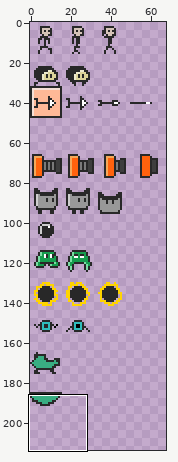
Sprite sheet, stored at assets/layers.png. The picture above shows the old version from afar; the outline marks the close-up.
Close-up. Before the commit:
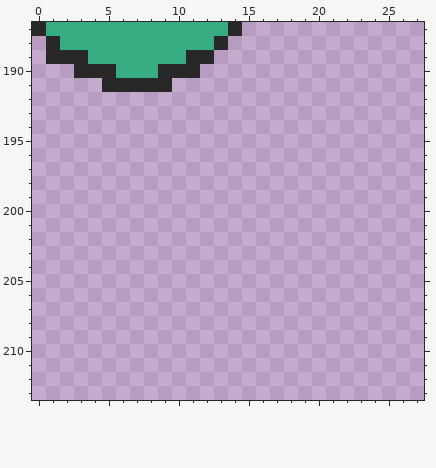
The file is 256x256 pixels. Shown: x 0..27, y 187..213. The wide view leaves out empty margins.
The same view after the edit:
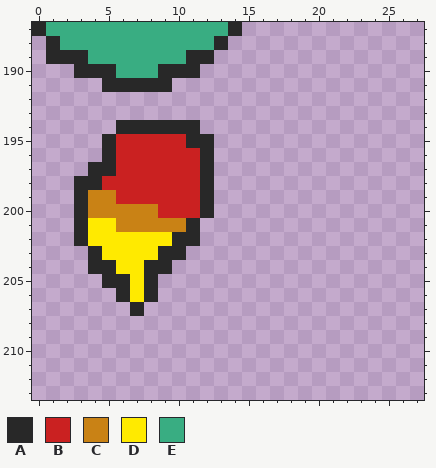
Palette (. is transparent): A #282828  B #ca2121  C #c98215  D #ffea00  E #39ad82
From old to new:
The author put colour A in row 194 at x 6 to 11; in row 195 at x 5 and 11 to 12; in row 196 at x 5 and 12; in row 197 at x 4 to 5 and 12; in row 198 at x 3 to 4 and 12; in rows 199 to 200 at x 3 and 12.
The author put colour A in row 201 at x 3 and 11; in row 202 at x 3 and 10 to 11; in row 203 at x 4 and 9 to 10; in row 204 at x 4 to 5 and 8 to 9; in row 205 at x 5 to 6 and 8; in row 206 at x 6 and 8.
The author put colour A in row 207 at x 7.
The author put colour B in row 195 at x 6 to 10; in rows 196 to 197 at x 6 to 11; in row 198 at x 5 to 11; in row 199 at x 6 to 11; in row 200 at x 9 to 11.
The author put colour C in row 199 at x 4 to 5; in row 200 at x 4 to 8; in row 201 at x 6 to 10.
The author put colour D in row 201 at x 4 to 5; in row 202 at x 4 to 9; in row 203 at x 5 to 8; in row 204 at x 6 to 7; in rows 205 to 206 at x 7.
Boxes around the changes in both close-ups, in picture pixels (x1, y1, x2, y2):
added: (74, 120, 214, 316)
